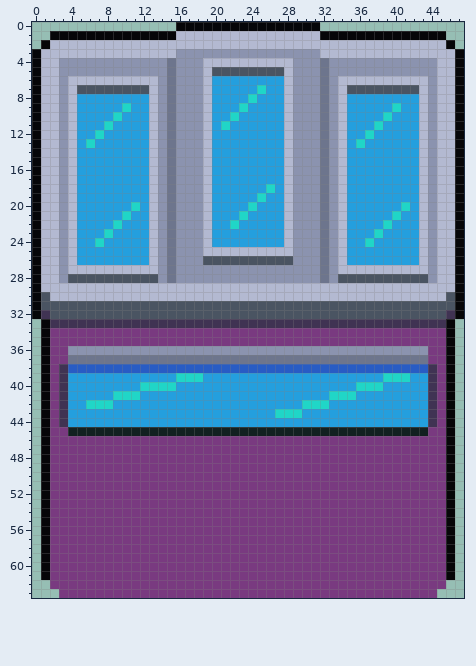
Two states of a pixel-art sprite, Jogo_jam/Cidade/predio_3_costa.png. This is how it looked before the edit.
The file is 48x64 pixels.
Once edited:
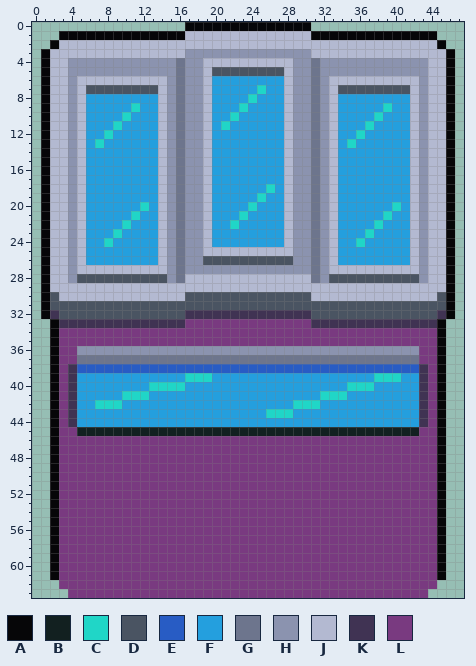
Palette (. is transparent): A #060608  B #122020  C #20d6c7  D #4a5462  E #285cc4  F #249fde  G #6d758d  H #8b93af  J #b3b9d1  K #403353  L #793a80
Changes in this commit:
Changed rows in their new state; - is an unchanged pixel.
first column x 0:
 0 ----------------.--------------.----------------
 1 --.-------------A--------------A-------------.--
 2 -.A------------------------------------------A.-
 3 .A--------------J--------------J--------------A.
 4 .A-J-----------HG--------------GH-----------J-A.
 5 .A-J-----------HG--------------GH-----------J-A.
 6 .A-JH---------JHG--------------GHJ---------HJ-A.
 7 .A-JHJ-------DJHG--------------GHJD-------JHJ-A.
 8 .A-JHJ-------FJHG--------------GHJF-------JHJ-A.
 9 .A-JHJ----FC-FJHG--------------GHJF----CF-JHJ-A.
10 .A-JHJ---FC--FJHG--------------GHJF---CF--JHJ-A.
11 .A-JHJ--FC---FJHG--------------GHJF--CF---JHJ-A.
12 .A-JHJ-FC----FJHG--------------GHJF-CF----JHJ-A.
13 .A-JHJFC-----FJHG--------------GHJFCF-----JHJ-A.
14 .A-JHJ-------FJHG--------------GHJF-------JHJ-A.
15 .A-JHJ-------FJHG--------------GHJF-------JHJ-A.
16 .A-JHJ-------FJHG--------------GHJF-------JHJ-A.
17 .A-JHJ-------FJHG--------------GHJF-------JHJ-A.
18 .A-JHJ-------FJHG--------------GHJF-------JHJ-A.
19 .A-JHJ-------FJHG--------------GHJF-------JHJ-A.
20 .A-JHJ-----FCFJHG--------------GHJF-----CFJHJ-A.
21 .A-JHJ----FC-FJHG--------------GHJF----CF-JHJ-A.
22 .A-JHJ---FC--FJHG--------------GHJF---CF--JHJ-A.
23 .A-JHJ--FC---FJHG--------------GHJF--CF---JHJ-A.
24 .A-JHJ-FC----FJHG--------------GHJF-CF----JHJ-A.
25 .A-JHJ-------FJHG--------------GHJF-------JHJ-A.
26 .A-JHJ-------FJHG--------------GHJF-------JHJ-A.
27 .A-JH---------JHG--------------GHJ---------HJ-A.
28 .A-JH---------DHGJJJJJJJJJJJJJJGHD---------HJ-A.
29 .A--------------------------------------------A.
30 .AD--------------DDDDDDDDDDDDDD--------------DA.
31 .A--------------------------------------------A.
32 .AK--------------KKKKKKKKKKKKKK--------------KA.
33 -.A--------------LLLLLLLLLLLLLL--------------A.-
34 -.A------------------------------------------A.-
35 -.A------------------------------------------A.-
36 -.A-L--------------------------------------L-A.-
37 -.A-L--------------------------------------L-A.-
38 -.ALK--------------------------------------KLA.-
39 -.ALK-----------F--C------------------C--F-KLA.-
40 -.ALK-------F---C------------------C--F----KLA.-
41 -.ALK----F--C-------------------C--F-------KLA.-
42 -.ALK-F--C-------------------C--F----------KLA.-
43 -.ALK---------------------C--F-------------KLA.-
44 -.ALK--------------------------------------KLA.-
45 -.A-L--------------------------------------L-A.-
46 -.A------------------------------------------A.-
47 -.A------------------------------------------A.-
48 -.A------------------------------------------A.-
49 -.A------------------------------------------A.-
50 -.A------------------------------------------A.-
51 -.A------------------------------------------A.-
52 -.A------------------------------------------A.-
53 -.A------------------------------------------A.-
54 -.A------------------------------------------A.-
55 -.A------------------------------------------A.-
56 -.A------------------------------------------A.-
57 -.A------------------------------------------A.-
58 -.A------------------------------------------A.-
59 -.A------------------------------------------A.-
60 -.A------------------------------------------A.-
61 -.A------------------------------------------A.-
62 --.------------------------------------------.--
63 ---.----------------------------------------.---
Changed places in both pictures, as pixel boxes (x1, y1, x2, y2):
changed: (32, 22, 464, 598)
